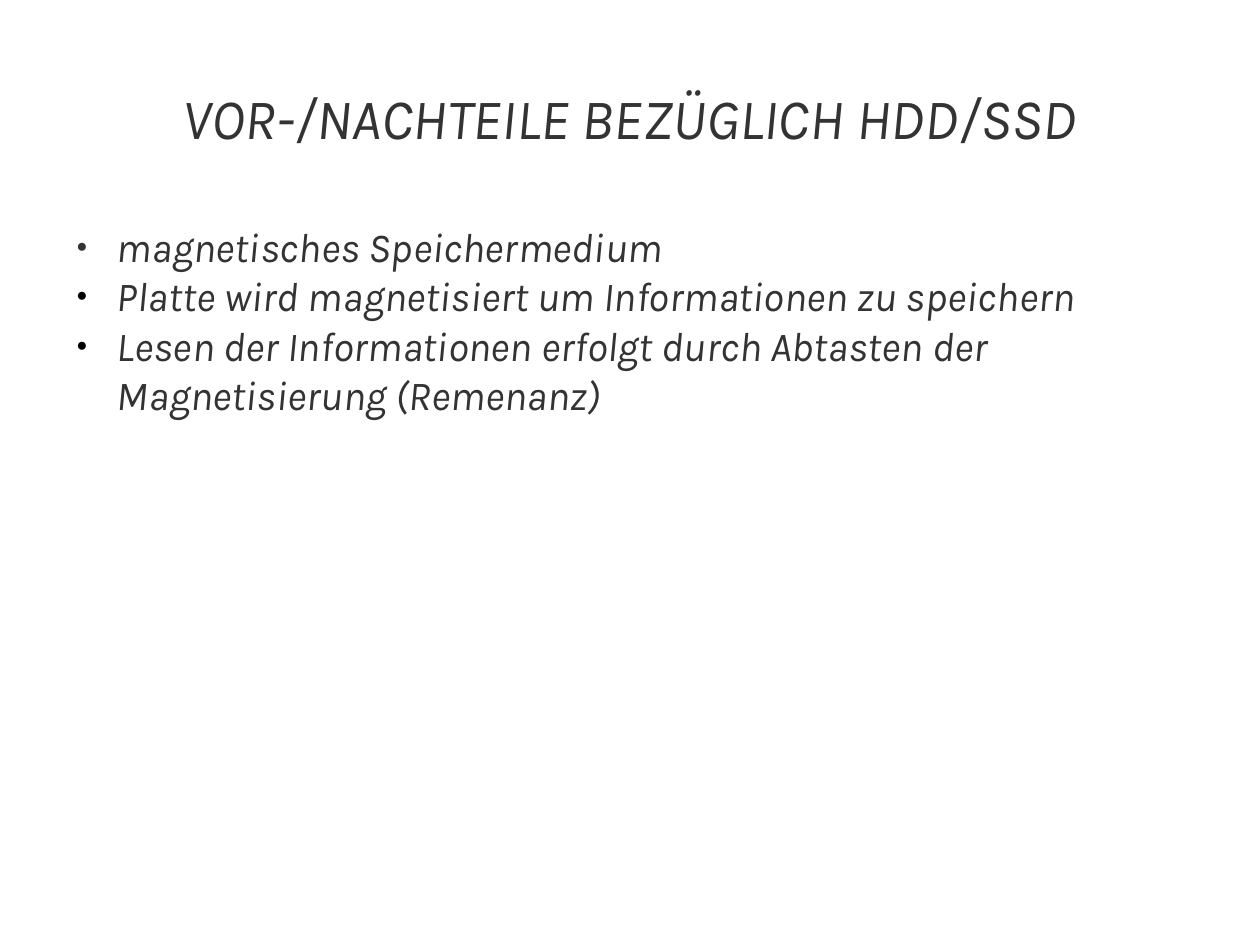
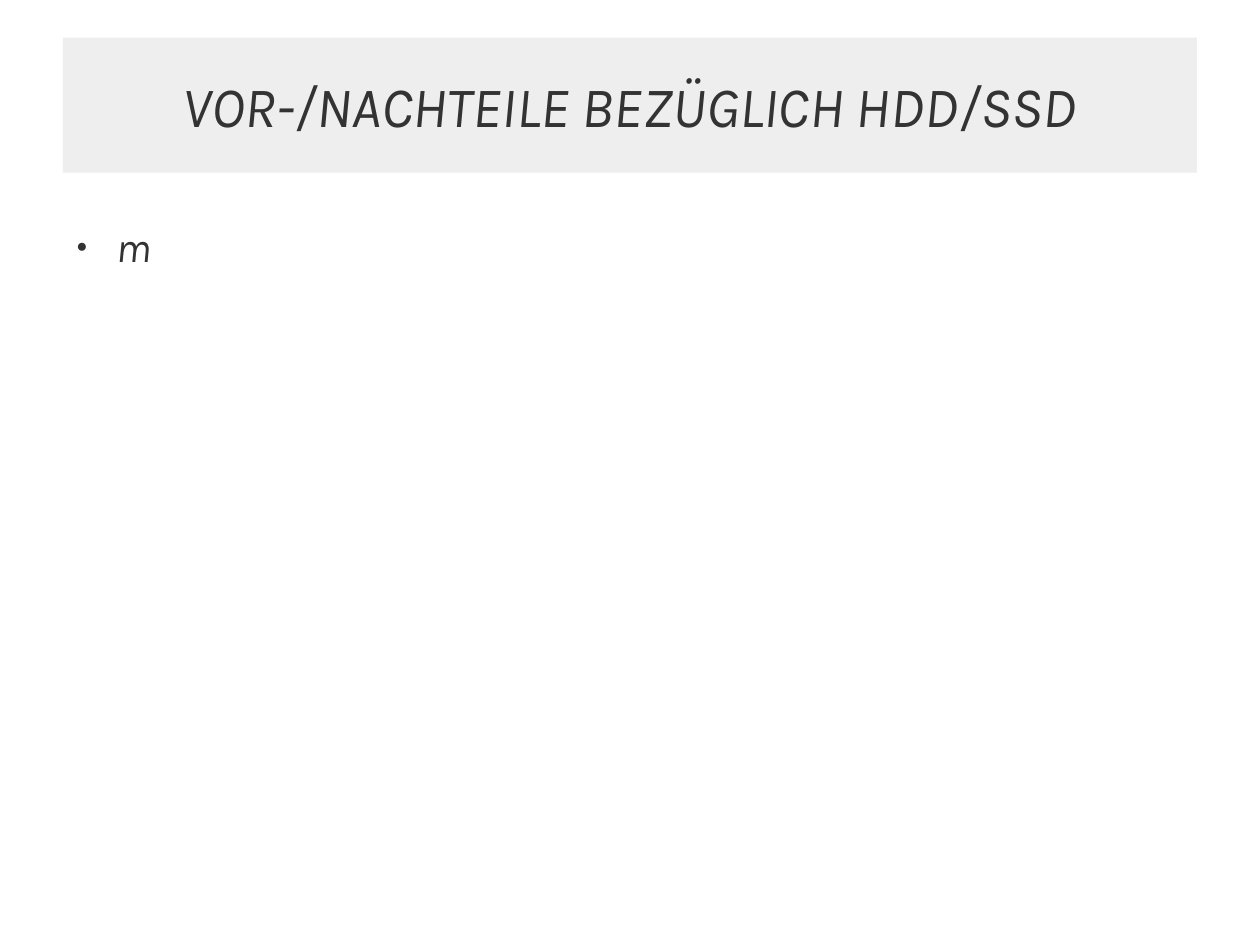
Before and after one commit to JMFootBallPlyr/Hard-drive-system-, a slide deck: slide 25 of WRK/presents/01 - types of drives/types of drives.pptx (slide 26 before the commit). Drawn at 1260x945 pixels with LibreOffice and Linux fonts; fonts in the diff are those of the drawing. Boxes give left, top, right and bottom in pixels: in the first picture for what was removed or moved away, otherwise in the second. Text is boxed around its words. In the diff, an @@ line names an element or a change of style, - is before the commit and + after.

```diff
--- a/WRK/presents/01 - types of drives/types of drives.pptx
+++ b/WRK/presents/01 - types of drives/types of drives.pptx
@@ rectangle "VOR-/NACHTEILE BEZÜGLICH HDD/SSD": place and size @@
-rectangle "VOR-/NACHTEILE BEZÜGLICH HDD/SSD" at box(183, 90, 1077, 143)
+rectangle "VOR-/NACHTEILE BEZÜGLICH HDD/SSD" at box(63, 38, 1197, 173)
@@ rectangle "VOR-/NACHTEILE BEZÜGLICH HDD/SSD" at box(63, 38, 1197, 173): fill none to #EEEEEE @@
@@ text at box(117, 242, 152, 262): text changed @@
-● magnetisches Speichermedium
-● Platte wird magnetisiert um Informationen zu speichern
-● Lesen der Informationen erfolgt durch Abtasten der Magnetisierung (Remenanz)
+● m
```
Also in this commit, not shown: 11 other slides changed, 16 slides added, 17 slides removed, 4 other files.
